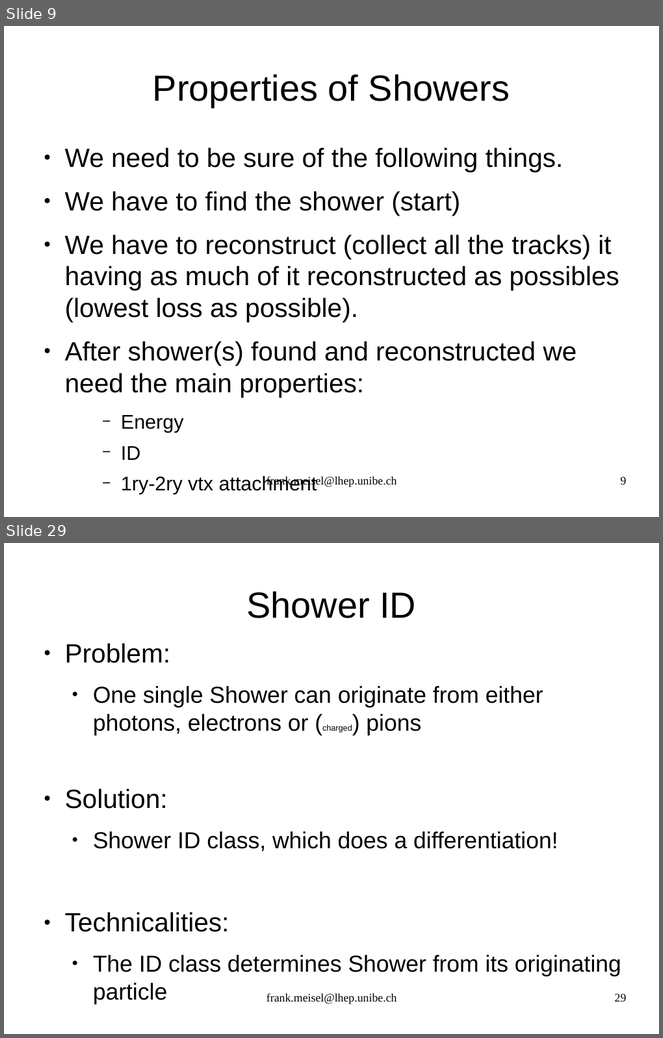
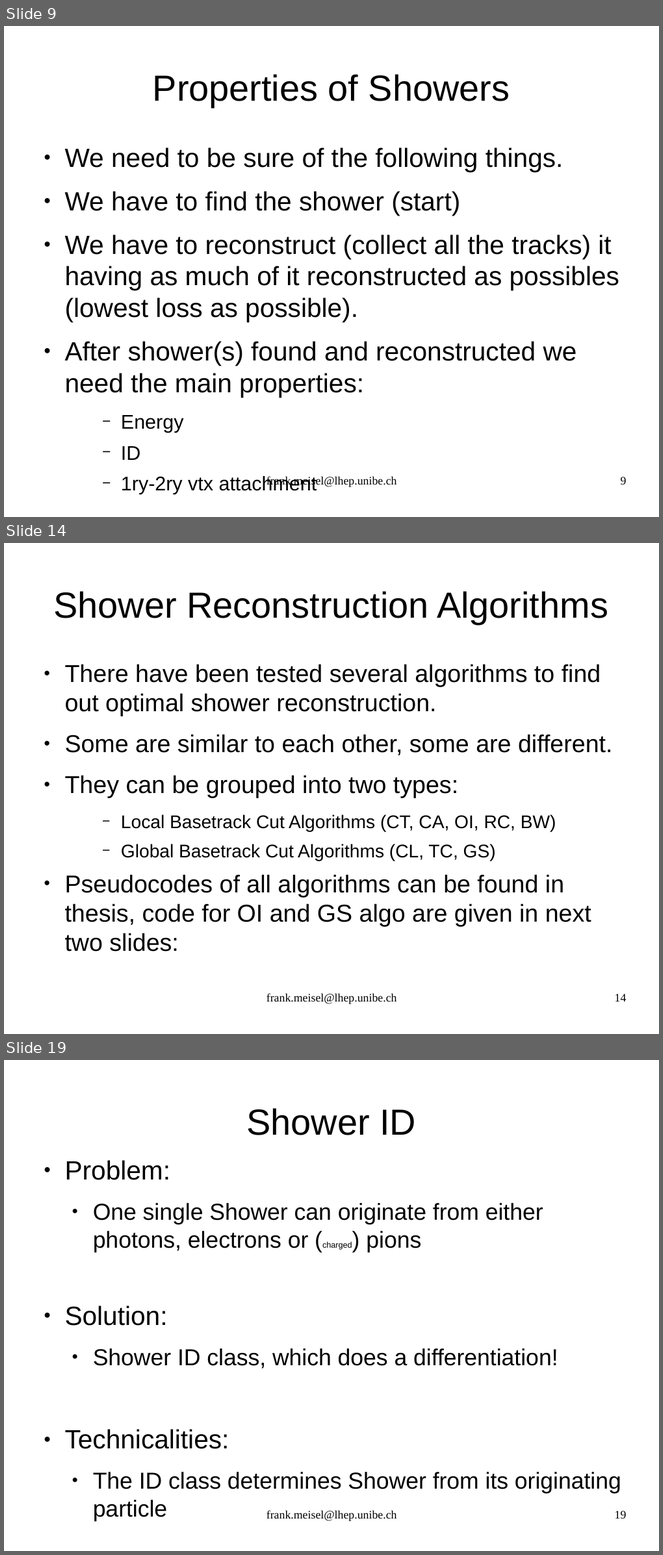
Before and after one commit to antonioiuliano2/fedra, a slide deck: src/libShower/documentation/libShowerMANUAL.odp. Shown one above the other, each under a label of ours: slides 9 and 29 before the commit, slides 9, 14 and 19 after it; the slides between them are not shown. The pictures are 663x1038 and 663x1555 pixels, drawn with LibreOffice and Linux fonts; fonts in the diff are those of the drawing. Boxes give left, top, right and bottom in pixels: in the first picture for what was removed or moved away, otherwise in the second. Text is boxed around its words. In the diff, an @@ line names an element or a change of style, - is before the commit and + after.

```diff
--- a/src/libShower/documentation/libShowerMANUAL.odp
+++ b/src/libShower/documentation/libShowerMANUAL.odp
@@ slide 14 added at bbox=[4, 543, 659, 1034], background #FFFFFF @@
@@ title added at bbox=[53, 591, 608, 624], 44 pt, text #000000 @@
+Shower Reconstruction Algorithms
@@ text added at bbox=[65, 664, 613, 952], 29.6 pt, text #000000 @@
+● There have been tested several algorithms to find out optimal shower reconstruction.
+● Some are similar to each other, some are different.
+● They can be grouped into two types:
+    − Local Basetrack Cut Algorithms (CT, CA, OI, RC, BW)
+    − Global Basetrack Cut Algorithms (CL, TC, GS)
+● Pseudocodes of all algorithms can be found in thesis, code for OI and GS algo are given in next two slides:
@@ text added at bbox=[267, 993, 397, 1005], 14 pt, text #000000 @@
+frank.meisel@lhep.unibe.ch
@@ page number added at bbox=[615, 994, 627, 1002], 14 pt, text #000000 @@
+14
@@ what was slide 29 is now slide 19 @@
@@ page number at bbox=[615, 1511, 627, 1519]: text changed @@
-29
+19
```
Also in this commit, not shown: 19 slides changed, 3 other slides added, 12 slides removed, 3 other files.
